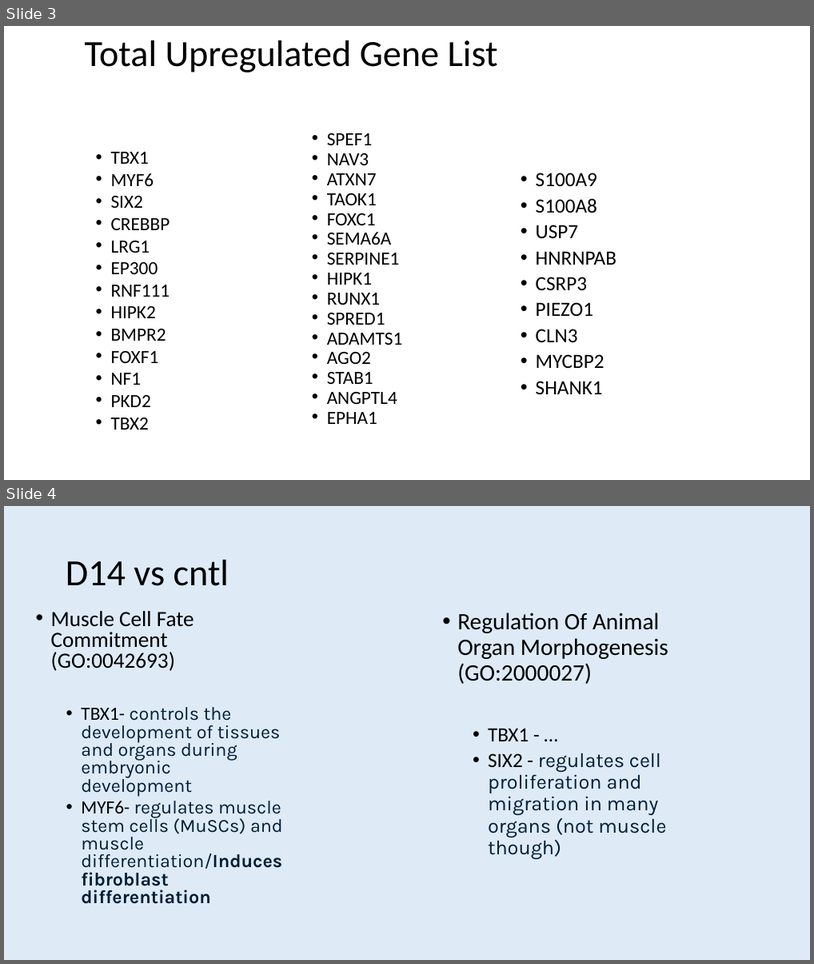
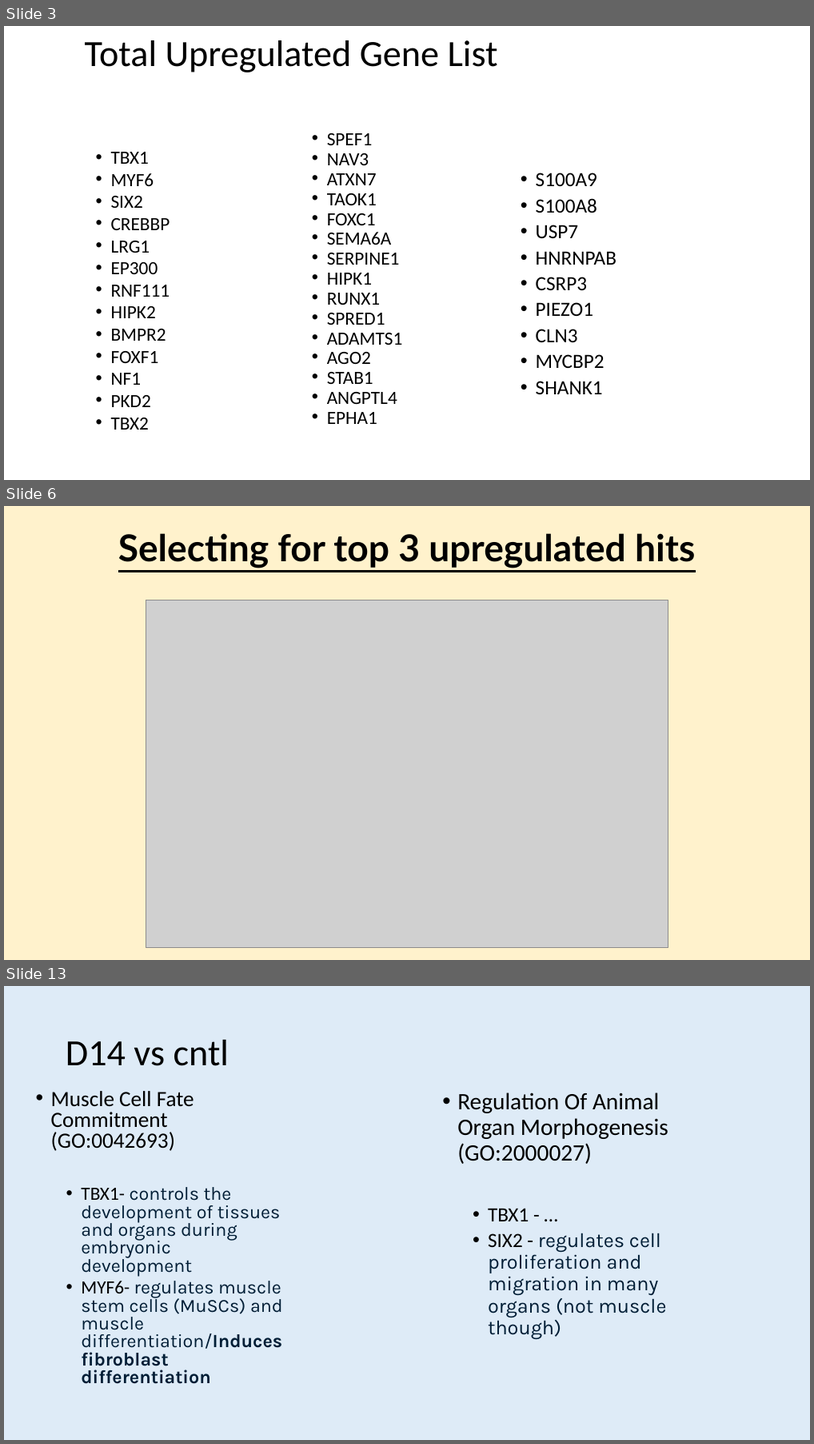
Before and after one commit to zbates1/Owens-Lab-RNASeq, a slide deck: Col1GFP_Sepsis/DEG analysis.pptx. Shown one above the other, each under a label of ours: slides 3 and 4 before the commit, slides 3, 6 and 13 after it; the slides between them are not shown. The pictures are 814x964 and 814x1444 pixels, drawn with LibreOffice and Linux fonts; fonts in the diff are those of the drawing; grey boxes stand for pictures. Boxes give left, top, right and bottom in pixels: in the first picture for what was removed or moved away, otherwise in the second. Text is boxed around its words. In the diff, an @@ line names an element or a change of style, - is before the commit and + after.

```diff
--- a/Col1GFP_Sepsis/DEG analysis.pptx
+++ b/Col1GFP_Sepsis/DEG analysis.pptx
@@ slide 6 added at (4,506,810,960), background #FFF2CC @@
@@ title added at (118,533,695,568), 44 pt, text #000000, bold, underline @@
+Selecting for top 3 upregulated hits
@@ picture added at (146,600,668,947) @@
@@ what was slide 4 is now slide 13 @@
```
Also in this commit, not shown: 8 other slides added, 4 other files.
